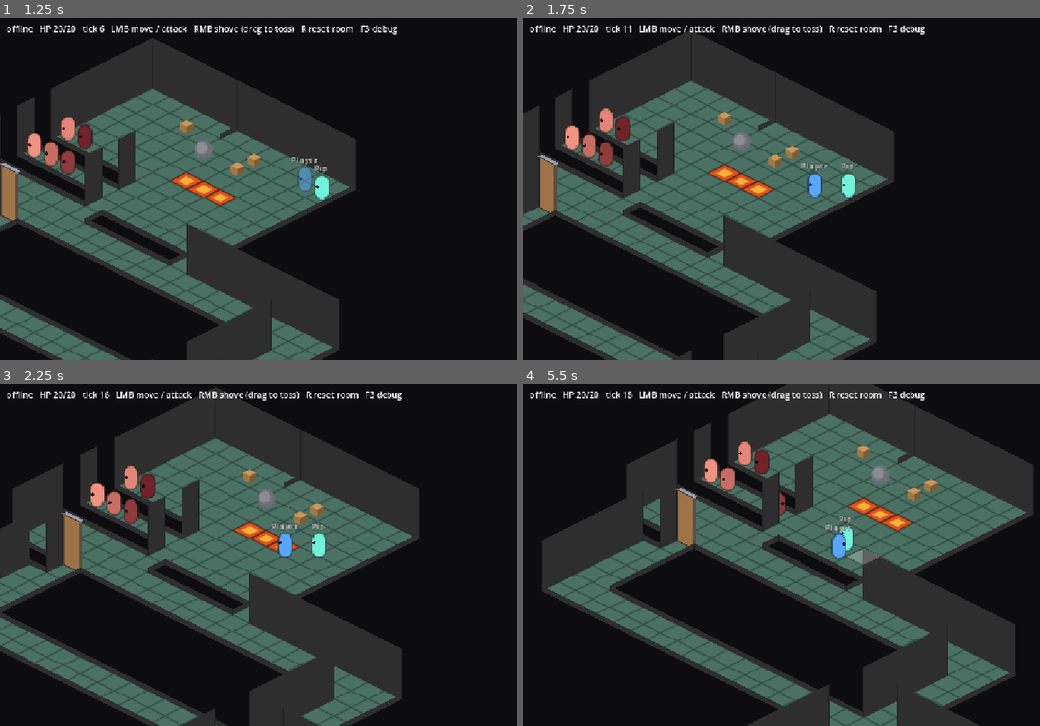
Above: before the commit, frames 1-4 (two rows, left to right).
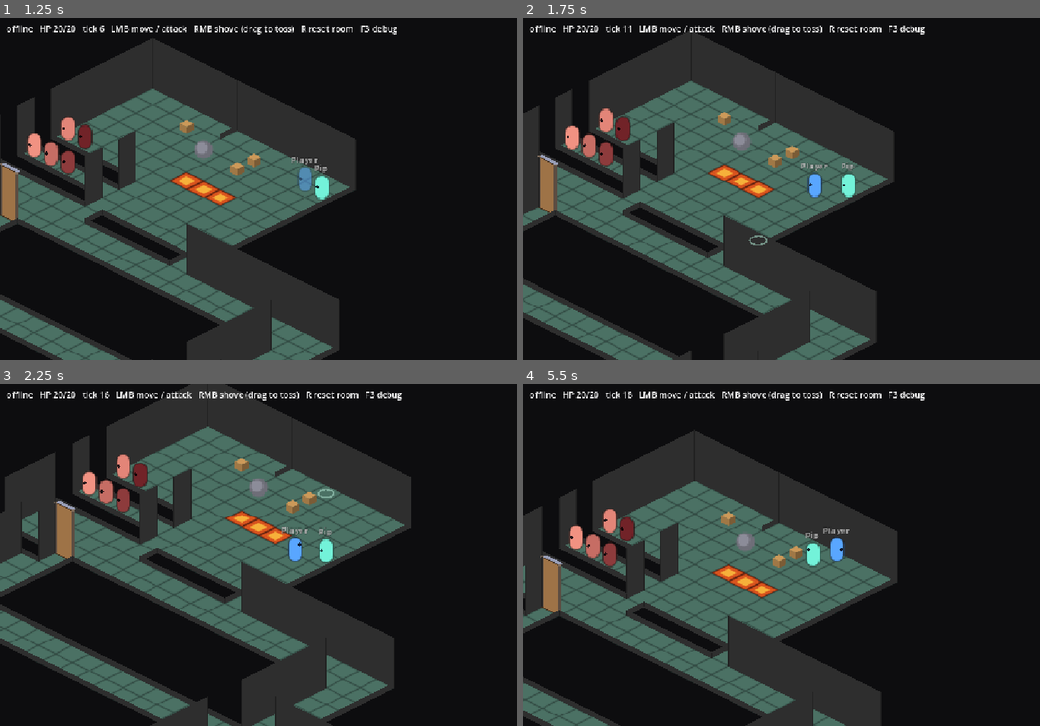
Above: after the commit, the same moments.

Repository: jeff-thinklightn-ing/psykinetic
Game: Godot game, scene res://main.tscn
Same seed, same stepped clock (60 frames per second), same inputs: the game is played once before the commit and once after it.
Inputs (mouse positions are in pixels of both pictures, inside the frame that each line leads up to):
- Up to frame 1 (1.25 s): move the mouse to (439, 171) at 0.52 s; tap R at 0.6 s; click (439, 171) at 0.67 s
- Up to frame 2 (1.75 s): drag from (703, 206) to (797, 257) at 1.27 s
- Up to frame 3 (2.25 s): move the mouse to (367, 479) at 2.02 s; tap 9 at 2.1 s; click (367, 479) at 2.17 s
- Up to frame 4 (5.5 s): drag from (797, 623) to (647, 503) at 2.77 s; move the mouse to (1008, 606) at 3.52 s; tap R at 3.6 s; click (1008, 606) at 3.67 s; drag from (647, 503) to (734, 469) at 4.27 s; move the mouse to (859, 555) at 5.02 s; tap 9 at 5.1 s; click (859, 555) at 5.17 s

Frame 1 is identical in both runs. In frame 2, less than 0.1% of the frame differs, in the area x 43-48%, y 63-67%; in frame 3, 25%; in frame 4, 56%, in the area x 0-99%, y 0-100%.

Commit message:
movement feedback: click ripple at the target, clicks off the floor snap to the nearest walkable cell, sprite clicks take priority, held button retargets

Diff:
--- a/main.gd
+++ b/main.gd
@@ -129,6 +129,9 @@
 ## shove becomes an aimed toss.
 const TOSS_DRAG_MIN := 10.0
 const TOSS_AIM_LENGTH := 26.0
+## A move click off the floor goes to the nearest walkable cell within this
+## many tiles of the click point (Euclidean on the ground plane), or nowhere.
+const SNAP_RANGE := 3.0
 const COMPANION_NAMES: Array[String] = ["Pip", "Nix", "Tamsin", "Bram", "Ozzie", "Wren", "Juno", "Fenn"]
 const COMPANION_CARD := "A loyal, cautious companion who guards its friend and speaks little."
 const COMPANION_TINT := Color(0.45, 0.95, 0.85)
@@ -190,11 +193,16 @@
 ## dragged it is a toss in the dragged direction.
 var _toss_target: GridEntity
 var _toss_from := Vector2.ZERO
+## Left button held after a move click: the cell it last sent the player
+## to. Moving the cursor to another cell retargets; NONE when not held.
+const NONE := Vector2i(-1, -1)
+var _held_target := NONE
 
 @onready var ground: TileMapLayer = $Ground
 @onready var entities: Node2D = $YSort/Entities
 @onready var spawner: MultiplayerSpawner = $Spawner
 @onready var cursor: Polygon2D = $Cursor
+@onready var ripple: ClickRipple = $Ripple
 @onready var camera: Camera2D = $Camera
 @onready var hud: Label = $HUD/Label
 @onready var debug_overlay: Label = $HUD/Debug
@@ -218,6 +226,8 @@
 	World.ticked.connect(_on_world_ticked)
 	if Net.test_exit_after > 0.0:
 		get_tree().create_timer(Net.test_exit_after).timeout.connect(_on_test_exit)
+	if Net.test_click_after > 0.0:
+		get_tree().create_timer(Net.test_click_after).timeout.connect(_test_click)
 
 	if Net.needs_setup:
 		# An exported client with no settings.cfg yet: ask once, then join.
@@ -273,6 +283,7 @@
 	var tile := _mouse_tile()
 	cursor.visible = World.is_walkable(tile)
 	cursor.position = Iso.tile_to_local(tile)
+	_retarget_held()
 	if debug_overlay.visible:
 		debug_overlay.text = _debug_text()
 	_update_toss_aim()
@@ -305,40 +316,98 @@
 	var player := _local_player()
 	if player == null:
 		_toss_target = null
+		_held_target = NONE
 		return
 	if click.button_index == MOUSE_BUTTON_RIGHT and not click.pressed:
 		_release_toss(player)
 		return
+	if click.button_index == MOUSE_BUTTON_LEFT and not click.pressed:
+		_held_target = NONE
+		return
 	if not click.pressed:
 		return
-	# A click resolves on the ground plane: the floor cell under the cursor,
-	# and whatever stands on it. The right button also takes a sprite under
-	# the cursor, for shoving something whose cell is hidden, and a door.
-	var tile := _mouse_tile()
-	var target := World.get_entity_at(tile)
+	# A sprite under the cursor is the target whatever cell is under those
+	# pixels; otherwise the click resolves on the ground plane, to the floor
+	# cell under the cursor and whatever stands on it. The right button also
+	# takes a door face.
+	var target := _entity_under_mouse()
+	var tile := target.tile if target != null else _mouse_tile()
+	if target == null:
+		target = World.get_entity_at(tile)
 	if click.button_index == MOUSE_BUTTON_RIGHT:
 		var door := _door_under_mouse()
 		if door != null and player.tile in Terrain.edge_cells(door.key):
 			World.command(player, "door", {"edge": [door.key.x, door.key.y, door.key.z]})
 			return
-		var sprite_hit := _entity_under_mouse()
-		if sprite_hit != null:
-			target = sprite_hit
 	var targetable := target != null and target != player and World.can_target(player, target)
 	match click.button_index:
 		MOUSE_BUTTON_LEFT:
-			# A creature on that cell: go to it and attack. Anything else:
-			# walk there (and push).
+			# A creature: go to it and attack. Anything else: walk there (and
+			# push), to the nearest floor if the click was off it.
 			if targetable and target.is_creature():
 				World.command_attack(player, target)
 			else:
-				World.command_move(player, tile)
+				_move_click(player, tile if target != null else _snap_to_floor(_mouse_point()))
 		MOUSE_BUTTON_RIGHT:
 			# Any entity: go to it and shove. Sent on release, so that
 			# dragging first can aim it.
 			if targetable:
 				_toss_target = target
 				_toss_from = get_global_mouse_position()
+
+
+## A move click: sends the player to [param tile] (NONE: nowhere near the
+## floor, ignored) and ripples there. Holding the button keeps retargeting
+## from _process as the cursor moves to other cells.
+func _move_click(player: Player, tile: Vector2i) -> void:
+	_held_target = tile
+	if tile == NONE:
+		return
+	World.command_move(player, tile)
+	ripple.start(Iso.tile_to_local(tile))
+
+
+## Left button held after a move click: when the cursor reaches another
+## cell, that is the new target, with its own ripple.
+func _retarget_held() -> void:
+	if _held_target == NONE or not Input.is_mouse_button_pressed(MOUSE_BUTTON_LEFT):
+		_held_target = NONE
+		return
+	var player := _local_player()
+	if player == null:
+		_held_target = NONE
+		return
+	var tile := _snap_to_floor(_mouse_point())
+	if tile != NONE and tile != _held_target:
+		_move_click(player, tile)
+
+
+## The cursor's point on the ground plane, in the ground layer's space.
+func _mouse_point() -> Vector2:
+	return ground.to_local(get_global_mouse_position())
+
+
+## The walkable cell nearest [param point] (a ground-plane point, in grid
+## units once unprojected) within SNAP_RANGE tiles, or NONE. The cell under
+## the point itself wins when it is floor.
+func _snap_to_floor(point: Vector2) -> Vector2i:
+	var under := Iso.local_to_tile(point)
+	if World.is_walkable(under):
+		return under
+	var grid := Iso.local_to_grid(point)
+	var best := NONE
+	var best_distance := SNAP_RANGE * SNAP_RANGE
+	var reach := ceili(SNAP_RANGE)
+	for dy in range(-reach, reach + 1):
+		for dx in range(-reach, reach + 1):
+			var cell := under + Vector2i(dx, dy)
+			if not World.is_walkable(cell):
+				continue
+			var distance := grid.distance_squared_to(Vector2(cell))
+			if distance < best_distance:
+				best = cell
+				best_distance = distance
+	return best
 
 
 func _release_toss(player: Player) -> void:
@@ -385,6 +454,15 @@
 	var tip := tail + along * TOSS_AIM_LENGTH
 	toss_aim.points = PackedVector2Array([
 		tail, tip, tip + along.rotated(2.6) * 7.0, tip, tip + along.rotated(-2.6) * 7.0])
+
+
+## --test-click: a left click where the cursor is, as the mouse would send it.
+func _test_click() -> void:
+	for pressed in [true, false]:
+		var click := InputEventMouseButton.new()
+		click.button_index = MOUSE_BUTTON_LEFT
+		click.pressed = pressed
+		_unhandled_input(click)
 
 
 ## --test-hover: parks the cursor over a cell, for screenshots.
--- a/main.tscn
+++ b/main.tscn
@@ -1,7 +1,8 @@
-[gd_scene load_steps=3 format=3]
+[gd_scene load_steps=4 format=3]
 
 [ext_resource type="Script" path="res://main.gd" id="1_main"]
 [ext_resource type="TileSet" path="res://art/tileset.tres" id="2_tileset"]
+[ext_resource type="Script" path="res://render/click_ripple.gd" id="3_ripple"]
 
 [node name="Main" type="Node2D"]
 script = ExtResource("1_main")
@@ -13,6 +14,10 @@
 z_index = 15
 color = Color(1, 1, 1, 0.25)
 polygon = PackedVector2Array(-16, 0, 0, -8, 16, 0, 0, 8)
+
+[node name="Ripple" type="Node2D" parent="."]
+z_index = 15
+script = ExtResource("3_ripple")
 
 [node name="YSort" type="Node2D" parent="."]
 y_sort_enabled = true
--- a/net/net.gd
+++ b/net/net.gd
@@ -37,6 +37,7 @@
 ##   --test-exit-after=<seconds>  quit after this long
 ##   --screenshot=<path>          save the window as PNG when --test-exit-after quits
 ##   --test-hover=<x>,<y>         keep the cursor over that cell (for screenshots)
+##   --test-click=<seconds>       after this long, left-click where the cursor is
 ##   --test-door=<tick>           at that server tick, open or close the door the local player stands beside
 ##   --test-version=<x.y.z>       client: claim this version instead of the real one
 ##   --test-protocol=<s>          client: claim this build fingerprint instead of the real one
@@ -132,6 +133,7 @@
 var test_exit_after := 0.0
 var screenshot_path := ""
 var test_hover_tile := Vector2i(-1, -1)
+var test_click_after := 0.0
 var test_door_tick := 0
 
 var mispredicts_total := 0
@@ -563,7 +565,7 @@
 			"--address", "--port", "--state", "--admin-port", "--token", "--settings", "--player-id", "--name", \
 					"--llm-url", "--llm-model", \
 					"--test-move", "--test-contest", "--test-reset", "--test-exit-after", "--test-version", "--test-protocol", \
-					"--screenshot", "--test-hover", "--test-door":
+					"--screenshot", "--test-hover", "--test-door", "--test-click":
 				if not has_value and i + 1 < args.size():
 					i += 1
 					value = args[i]
@@ -616,6 +618,8 @@
 			screenshot_path = value
 		"--test-door":
 			test_door_tick = value.to_int()
+		"--test-click":
+			test_click_after = value.to_float()
 		"--test-hover":
 			var parts := value.split(",")
 			if parts.size() == 2:
--- /dev/null
+++ b/render/click_ripple.gd
@@ -0,0 +1,46 @@
+class_name ClickRipple
+extends Node2D
+## The ring that answers a move click: drawn on the floor at the target
+## cell's centre, it grows from a few px to a tile across over a quarter
+## second and fades as it goes. One ring at a time; a new click restarts it
+## where the click landed. Drawing only.
+
+const SECONDS := 0.25
+const RADIUS_FROM := 4.0
+## Tile-sized at the end: a diamond's half extents.
+const RADIUS_TO := float(Iso.HALF.x)
+## A step lighter than the floor, no fill.
+const COLOR := Color(0.58, 0.76, 0.69)
+const SEGMENTS := 32
+
+## Seconds since the ring started, past SECONDS when there is none.
+var _age := SECONDS
+
+
+## Starts a ring at [param at], in the parent's space.
+func start(at: Vector2) -> void:
+	position = at
+	_age = 0.0
+	queue_redraw()
+
+
+func _process(delta: float) -> void:
+	if _age >= SECONDS:
+		return
+	_age = minf(_age + delta, SECONDS)
+	queue_redraw()
+
+
+func _draw() -> void:
+	if _age >= SECONDS:
+		return
+	var t := _age / SECONDS
+	var radius := lerpf(RADIUS_FROM, RADIUS_TO, t)
+	var color := COLOR
+	color.a = 1.0 - t
+	# A ring lying on the floor is an ellipse at the tile's 2:1 aspect.
+	var points := PackedVector2Array()
+	for i in SEGMENTS + 1:
+		var angle := TAU * i / SEGMENTS
+		points.append(Vector2(cos(angle) * radius, sin(angle) * radius * 0.5))
+	draw_polyline(points, color, 1.5)
--- a/sim/iso.gd
+++ b/sim/iso.gd
@@ -34,8 +34,15 @@
 	)
 
 
+## [param local] in continuous grid units: a tile's centre is its integer
+## coordinates, its diamond the unit square around them.
+static func local_to_grid(local: Vector2) -> Vector2:
+	var u: float = (local.x - HALF.x) / HALF.x
+	var v: float = (local.y - HALF.y) / HALF.y
+	return Vector2((u + v) * 0.5, (v - u) * 0.5)
+
+
 ## Tile whose diamond contains [param local].
 static func local_to_tile(local: Vector2) -> Vector2i:
-	var u: float = (local.x - HALF.x) / HALF.x
-	var v: float = (local.y - HALF.y) / HALF.y
-	return Vector2i(roundi((u + v) * 0.5), roundi((v - u) * 0.5))
+	var grid := local_to_grid(local)
+	return Vector2i(roundi(grid.x), roundi(grid.y))
--- a/tests/respawn_test.gd
+++ b/tests/respawn_test.gd
@@ -21,6 +21,7 @@
 	_test_console()
 	_test_player_reset()
 	_test_old_snapshot_gets_current_looks()
+	_test_click_snaps_to_floor()
 
 	print("")
 	print("RESULT: %s (%d failed)" % ["PASS" if _failures == 0 else "FAIL", _failures])
@@ -225,6 +226,27 @@
 	World.step()
 
 
+func _test_click_snaps_to_floor() -> void:
+	print("
+== a move click off the floor goes to the nearest walkable cell ==")
+	var on_floor := _grid_point(Vector2(3.0, 2.0))
+	_check(_main._snap_to_floor(on_floor) == Vector2i(3, 2), "a click on floor is that cell")
+	var across_the_wall := _grid_point(Vector2(0.3, 2.1))
+	_check(not World.is_walkable(Iso.local_to_tile(across_the_wall)), "the point past the west wall is void")
+	_check(_main._snap_to_floor(across_the_wall) == Vector2i(1, 2), "and snaps to the floor cell across the wall")
+	var corner := _grid_point(Vector2(-0.4, -0.6))
+	_check(_main._snap_to_floor(corner) == Vector2i(1, 1), "past the corner, the corner cell")
+	var far_out := _grid_point(Vector2(-2.6, 2.0))
+	_check(_main._snap_to_floor(far_out) == _main.NONE, "further than %.0f tiles from any floor: no target" % _main.SNAP_RANGE)
+	var just_in := _grid_point(Vector2(-1.9, 2.0))
+	_check(_main._snap_to_floor(just_in) == Vector2i(1, 2), "just inside that range: the nearest cell")
+
+
+## A point on the ground plane at continuous grid coordinates.
+func _grid_point(grid: Vector2) -> Vector2:
+	return Vector2((grid.x - grid.y) * Iso.HALF.x + Iso.HALF.x, (grid.x + grid.y) * Iso.HALF.y + Iso.HALF.y)
+
+
 func _check(ok: bool, label: String) -> void:
 	if not ok:
 		_failures += 1
Not shown, added: render/click_ripple.gd.uid
Not shown, changed: CHANGELOG.md
Not shown, changed: docs/decisions.md
Not shown, changed: docs/design.md
